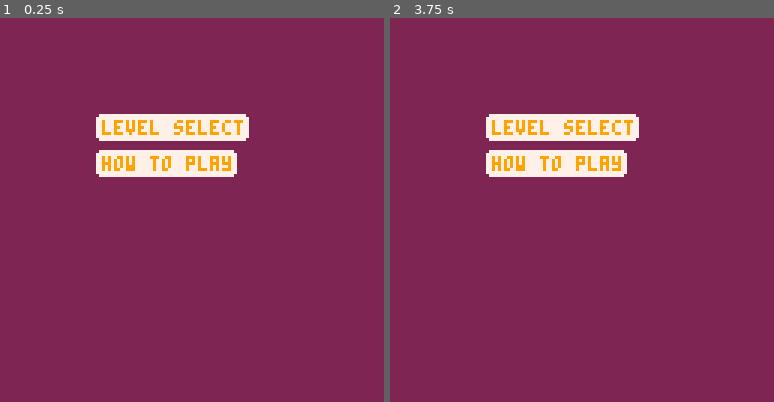
Above: before the commit, frames 1-2 (left to right).
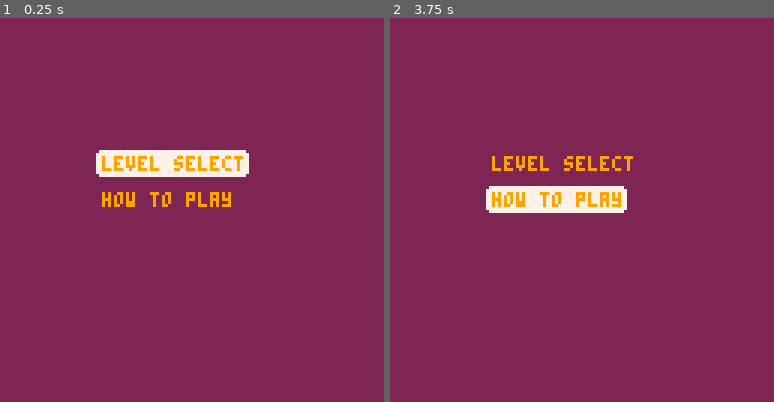
Above: after the commit, the same moments.

Repository: SagePtr/pico-nurikabe
Game: PICO-8 cartridge nurikabe.p8
The game is run twice, just before and just after one commit, with the same random seed, the same clock (stepped at 60 frames per second) and the same inputs.
Inputs:
- Up to frame 1 (0.25 s): no input
- Up to frame 2 (3.75 s): tap X (X key) at 0.33, 1.07, 1.85, 2.97 s; tap O (Z key) at 0.7, 1.7, 2.1, 2.5, 2.9, 3.3, 3.7 s; hold Right 1.6-2.1 s; hold Up 2.15-2.42 s; hold Right 2.47-3.03 s; hold Left 3.08-3.58 s; hold Down from 3.63 s (still down)

The runs differ from the first frame. In frame 1, 4.0% of the frame differs, in the area x 25-65%, y 25-50%; in frame 2, 7.6%, in the area x 25-65%, y 25-51%.

Commit message:
Add main menu

Diff:
--- a/nurikabe.p8
+++ b/nurikabe.p8
@@ -64,8 +64,6 @@
 bg = col_lilac
 menu_bg = col_white
 menu_fg = col_orange
-menu_item_bg = col_yellow
-menu_item_fg = col_black
 menu_x = 32
 menu_y = 32
 menu_padding = 2
@@ -96,6 +94,7 @@
 menu_item_count = 0
 menu_item_height = 8
 menu_item_gap = 4
+menu_idx = 1
 
 levels = {
   {
@@ -133,11 +132,9 @@
   palt(col_trans, true)
 
   pointer = make_pointer()
-
-  mode = mode_menu
-  -- mode = mode_level
+  open_menu()
+
   -- load_level(1)
-
   -- load_solution()
   -- check_solution()
 end
@@ -156,6 +153,17 @@
   elseif mode == mode_level then
     draw_level()
   end
+end
+
+-- switch mode to menu
+function open_menu()
+  mode = mode_menu
+
+  menu_item_count = 0
+  menu_items = {}
+
+  make_menu_item("level select", open_level_select)
+  make_menu_item("how to play", how_to_play)
 end
 
 -- load the given level in
@@ -476,8 +484,17 @@
 
 -- read the menu inputs
 function update_menu()
-  -- todo
-  -- debug_print("update_menu called")
+  if (btnp(k_up)) then
+    menu_idx -= 1
+  elseif (btnp(k_down)) then
+    menu_idx += 1
+  end
+
+  menu_idx = clamp(menu_idx, 1, #menu_items)
+
+  if btnp(k_confirm) then
+    menu_items[menu_idx]["action"]()
+  end
 end
 
 -- read the level inputs
@@ -512,25 +529,24 @@
 function draw_menu()
   cls()
   rectfill(0, 0, 127, 127, bg)
-  menu_item_count = 0
-  menu_items = {}
-
-  add_menu_item("level select", debug_print("level select"))
-  add_menu_item("how to play", debug_print("how to play"))
-end
-
--- add an item to the menu
-function add_menu_item(text, action)
-  local y_offset = menu_item_height * menu_item_count
-  local y0 = menu_y + y_offset + menu_item_gap * menu_item_count
-  local y1 = y0 + menu_item_height
-  local width = #text * char_width + menu_padding
-
-  rounded_rectfill(menu_x, y0, width, menu_item_height, menu_bg)
-  print(text, menu_x + menu_padding, y0 + menu_padding, menu_fg)
-
-  menu_item_count += 1
-  add(menu, action)
+
+  for idx, menu_item in pairs(menu_items) do
+    draw_menu_item(menu_item, idx)
+  end
+end
+
+-- draw the menu item
+-- use the index to figure out whether it's active
+function draw_menu_item(item, idx)
+  local offset = menu_item_height * idx
+  local y = menu_y + offset + menu_item_gap * idx
+
+  if idx == menu_idx then
+    local width = #item.text * char_width + menu_padding
+    rounded_rectfill(menu_x, y, width, menu_item_height, menu_bg)
+  end
+
+  print(item.text, menu_x + menu_padding, y + menu_padding, menu_fg)
 end
 
 -- draw the level, the board and the markings
@@ -554,6 +570,16 @@
   foreach(actor,draw_actor)
 end
 
+-- show the level select
+function open_level_select()
+  debug_print("todo: level select")
+end
+
+-- teach how to play
+function how_to_play()
+  debug_print("todo: how to play")
+end
+
 -- toggle the sprite in the current cell
 function toggle_mark(sprite)
   local idx = coord_to_index(pointer.x, pointer.y)
@@ -624,6 +650,17 @@
   add(actor, a)
 
   return a
+end
+
+-- return a new menu item
+function make_menu_item(text, action)
+  i = {}
+  i.text = text
+  i.action = action
+
+  add(menu_items, i)
+
+  return i
 end
 
 -- draw the given actor
